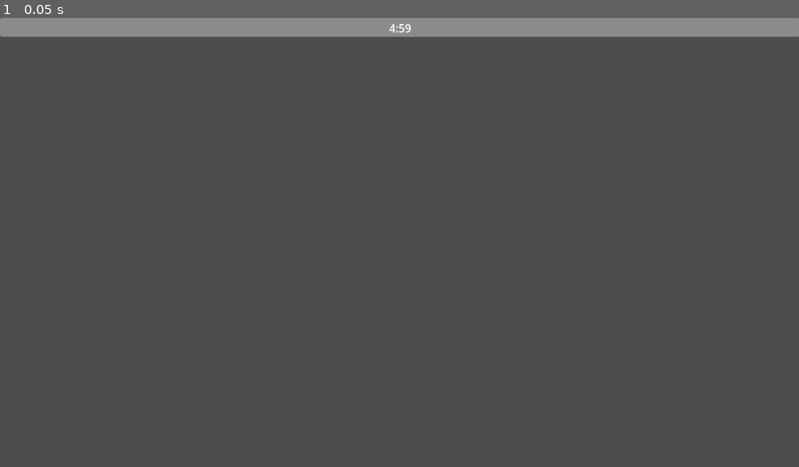
Above: before the commit, frame 1.
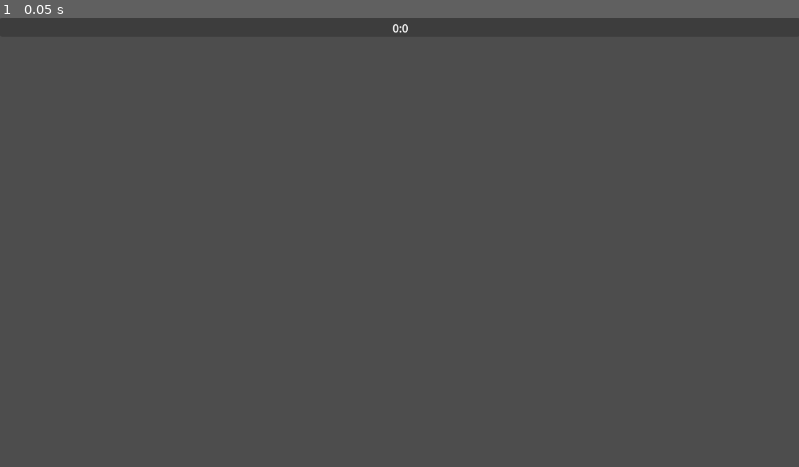
Above: after the commit, the same moment.

Repository: DevFTB/LD57
Game: Godot game, scene res://bomb_timer.tscn
Two runs of this game, one before a commit and one after it. Both use one fixed random seed, a clock stepped at 60 frames per second and the inputs below.
Inputs:
- Up to frame 1 (0.05 s): no input

The runs differ from the first frame. In frame 1, 4.2% of the frame differs, in the area x 0-100%, y 0-5%.

Commit message:
clamps max value

Diff:
--- a/bomb_timer.gd
+++ b/bomb_timer.gd
@@ -8,7 +8,8 @@
 @export var bomb_timer_starting_value : float = 300 #time in seconds for bomb to explode
 
 var bomb_max_value : float
-var bomb_timer : float
+var bomb_timer : float:
+	set(value) : clamp(value, 0, bomb_max_value)
 
 var is_running = true
 
@@ -29,8 +30,6 @@
 	var minutes = floor(bomb_time_left / 60)
 	var seconds = floor(bomb_time_left - (minutes * 60))
 	time_display.text = (str(int(minutes)) + ":" + str(int(seconds)))
-	pass
 
-func _on_bomb_timer_timeout():
-	print("Game is over, bomb explodied sadge")
-	pass # Replace with function body.
+	if bomb_timer <= 0:
+		print("Game is over, bomb explodied sadge")
